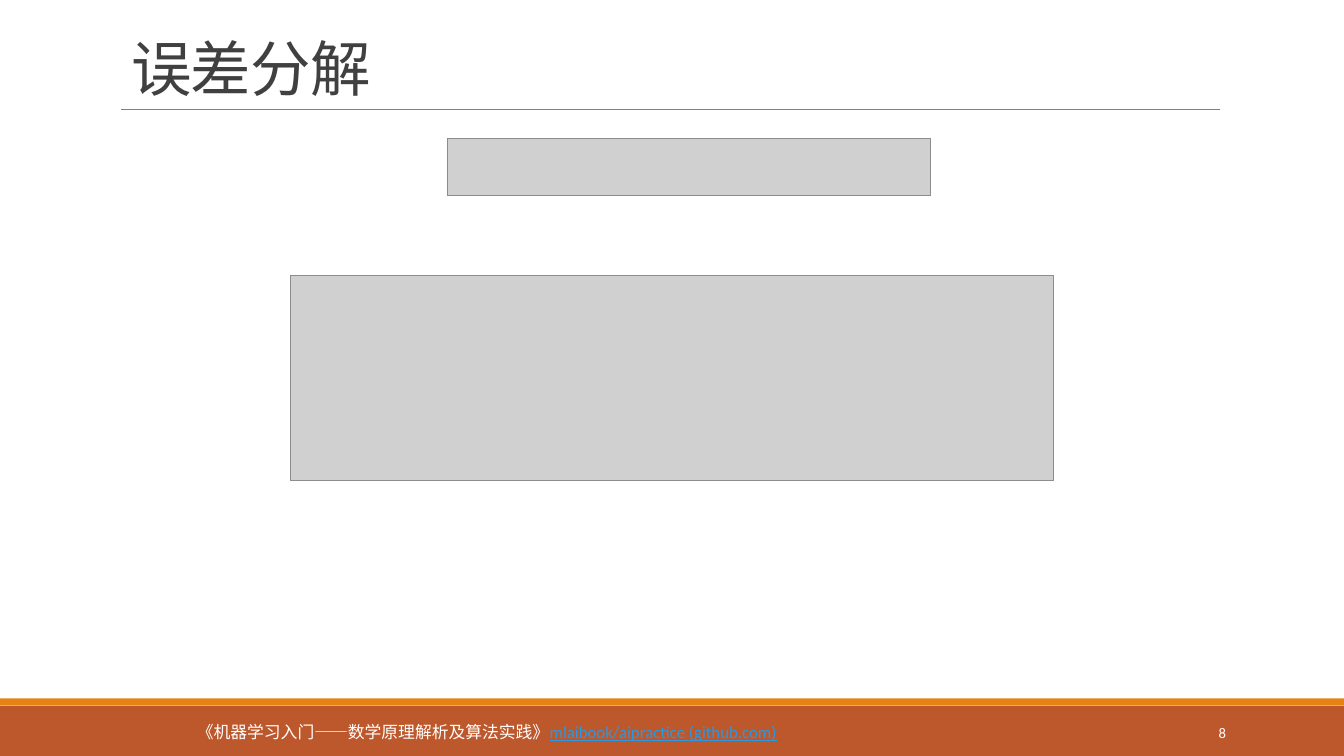
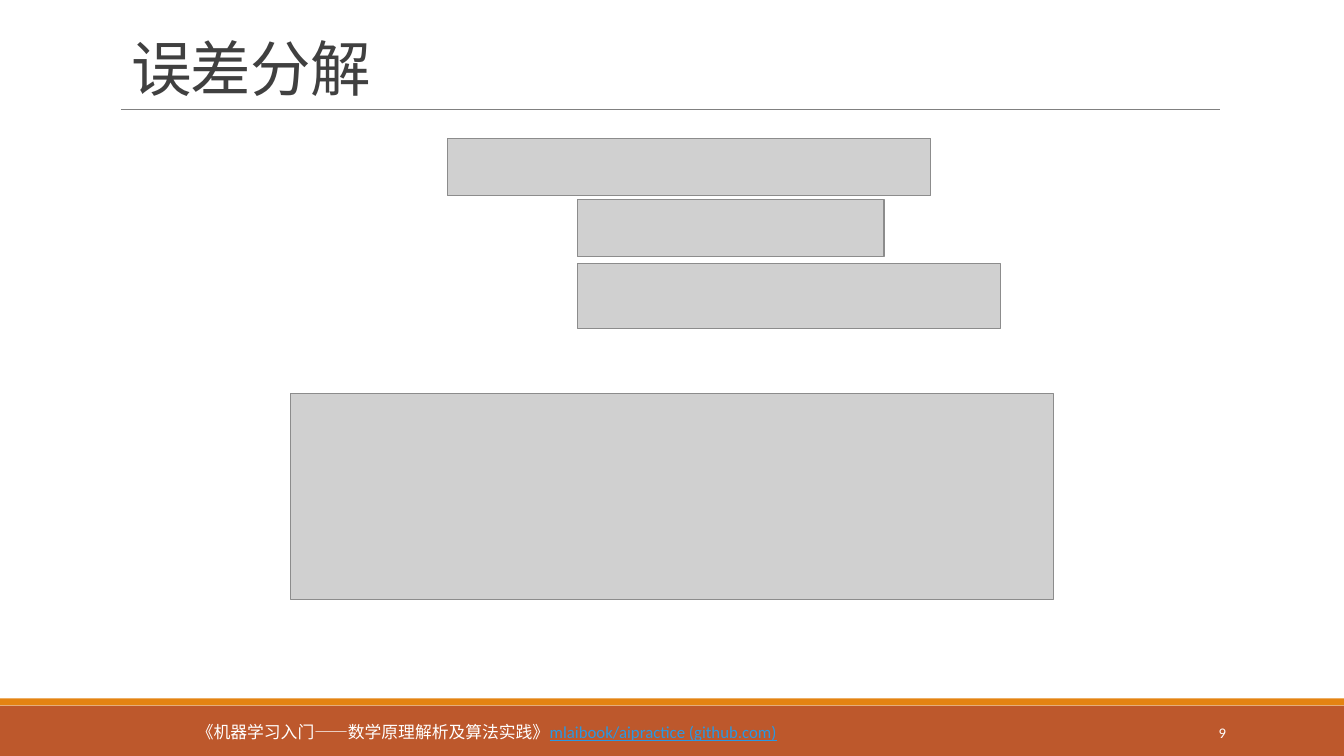
Before and after one commit to mlaibook/mlaibook.github.io, a slide deck: slide 9 of assets/slides/ch7-ensemble.pptx (slide 8 before the commit). Drawn at 1344x756 pixels with LibreOffice and Linux fonts; fonts in the diff are those of the drawing; grey boxes stand for pictures. Boxes give left, top, right and bottom in pixels: in the first picture for what was removed or moved away, otherwise in the second. Text is boxed around its words. In the diff, an @@ line names an element or a change of style, - is before the commit and + after.

```diff
--- a/assets/slides/ch7-ensemble.pptx
+++ b/assets/slides/ch7-ensemble.pptx
@@ picture added at [578,200,884,257] @@
@@ picture added at [578,264,1000,330] @@
@@ picture: place and size @@
-picture at [291,275,1054,481]
+picture at [291,394,1054,600]
@@ page number at [1219,728,1226,738]: text changed @@
-8
+9
```
Also in this commit, not shown: 1 slide added, 2 other files.
